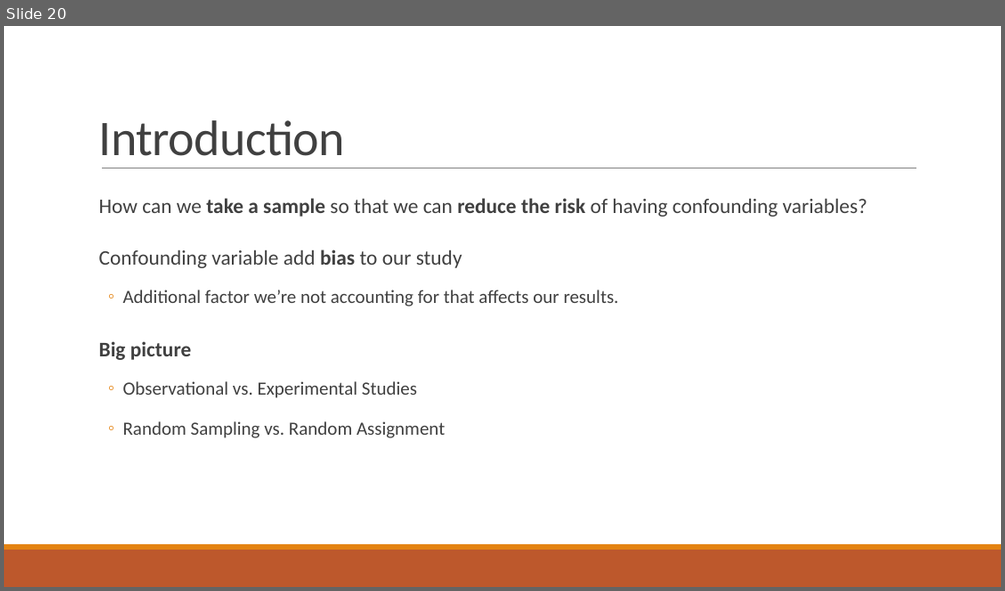
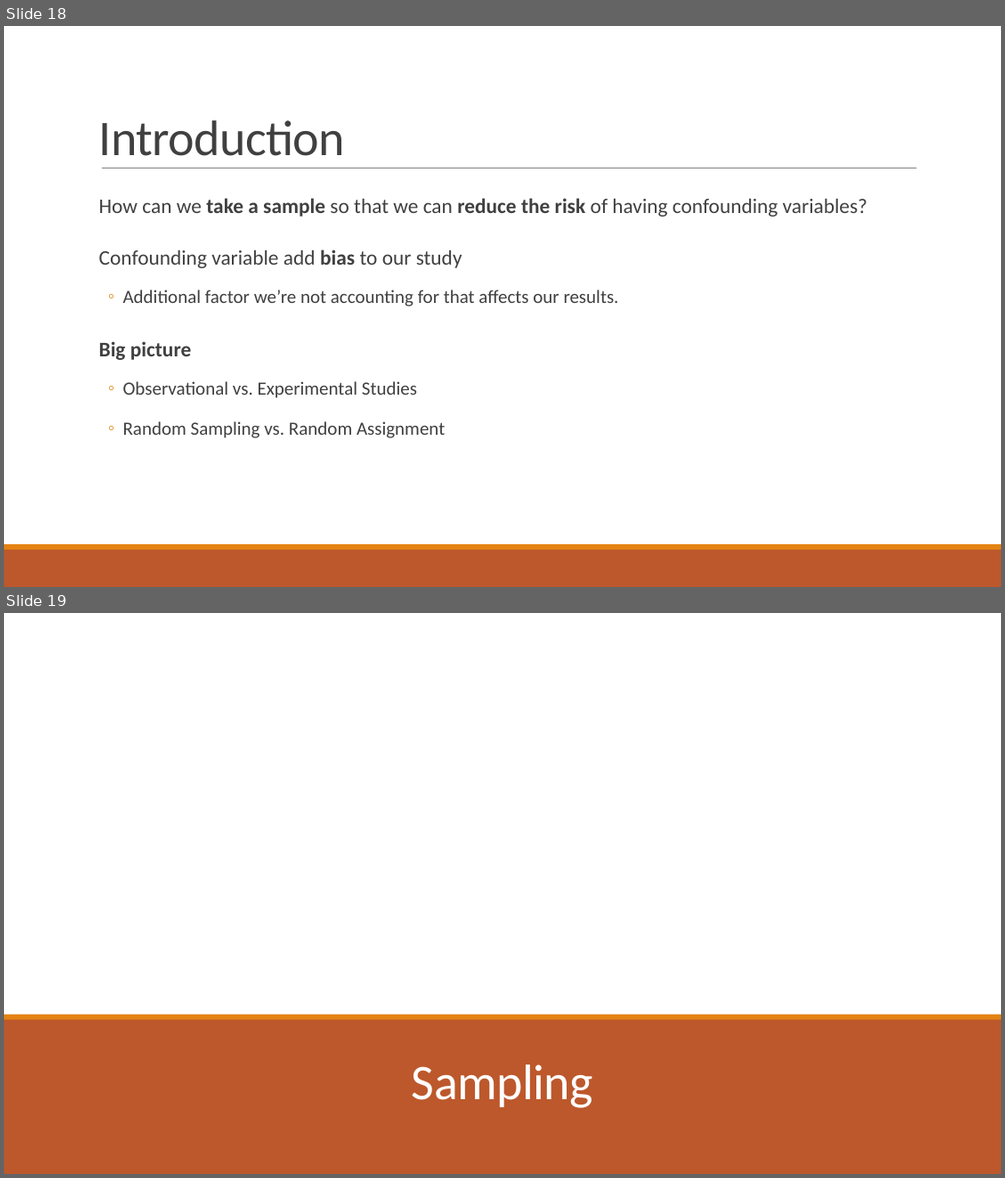
Before and after one commit to alisonkleffner/presentations, a slide deck: job/teaching/teaching-demonstration1.pptx. Shown one above the other, each under a label of ours: slide 20 before the commit, slides 18 and 19 after it. The pictures are 1005x591 and 1005x1178 pixels, drawn with LibreOffice and Linux fonts; fonts in the diff are those of the drawing. Boxes give left, top, right and bottom in pixels: in the first picture for what was removed or moved away, otherwise in the second. Text is boxed around its words. In the diff, an @@ line names an element or a change of style, - is before the commit and + after.

```diff
--- a/job/teaching/teaching-demonstration1.pptx
+++ b/job/teaching/teaching-demonstration1.pptx
@@ slide 19 added at bbox=[4, 613, 1001, 1174], background #FFFFFF; not listed: 2 template elements that a slide beside it also shows @@
@@ rectangle added at bbox=[4, 613, 1001, 1174], fill #FFFFFF @@
@@ rectangle added at bbox=[4, 1018, 1001, 1174], fill #BD582C @@
@@ rectangle added at bbox=[4, 1014, 1001, 1020], fill #E48312 @@
@@ title added at bbox=[412, 1064, 593, 1108], 48 pt, text #FFFFFF @@
+Sampling
@@ what was slide 20 is now slide 18 @@
```
Also in this commit, not shown: 3 slides changed, 4 other slides added, 2 other files.
